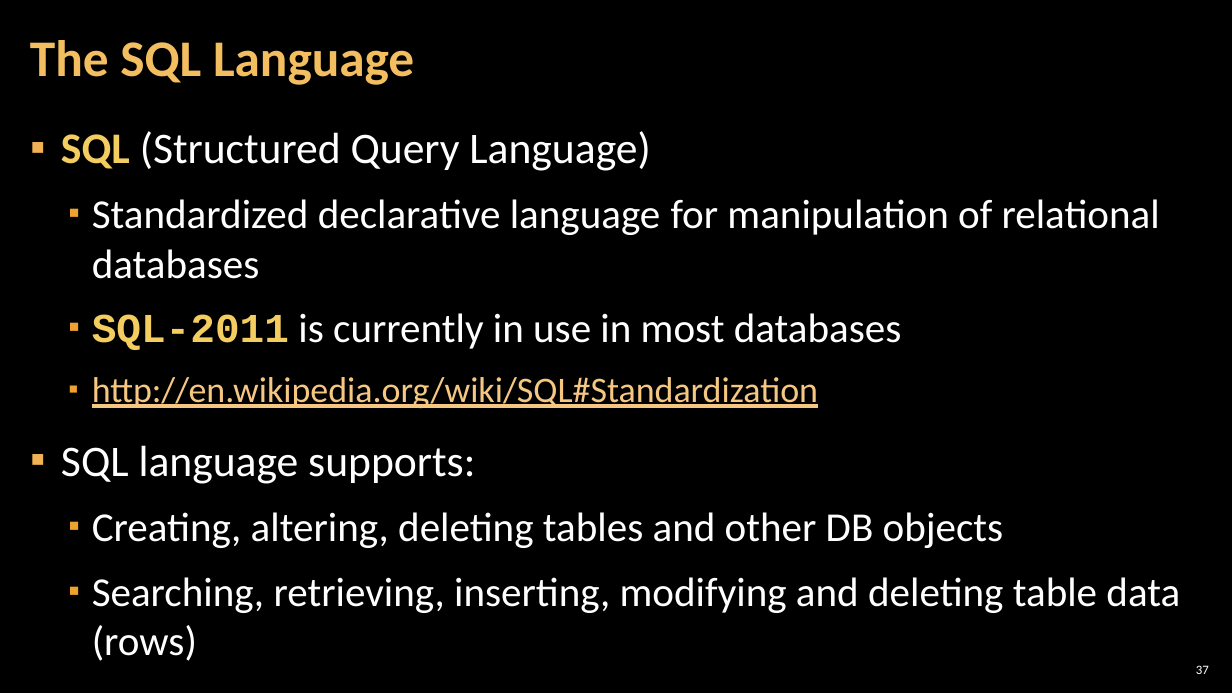
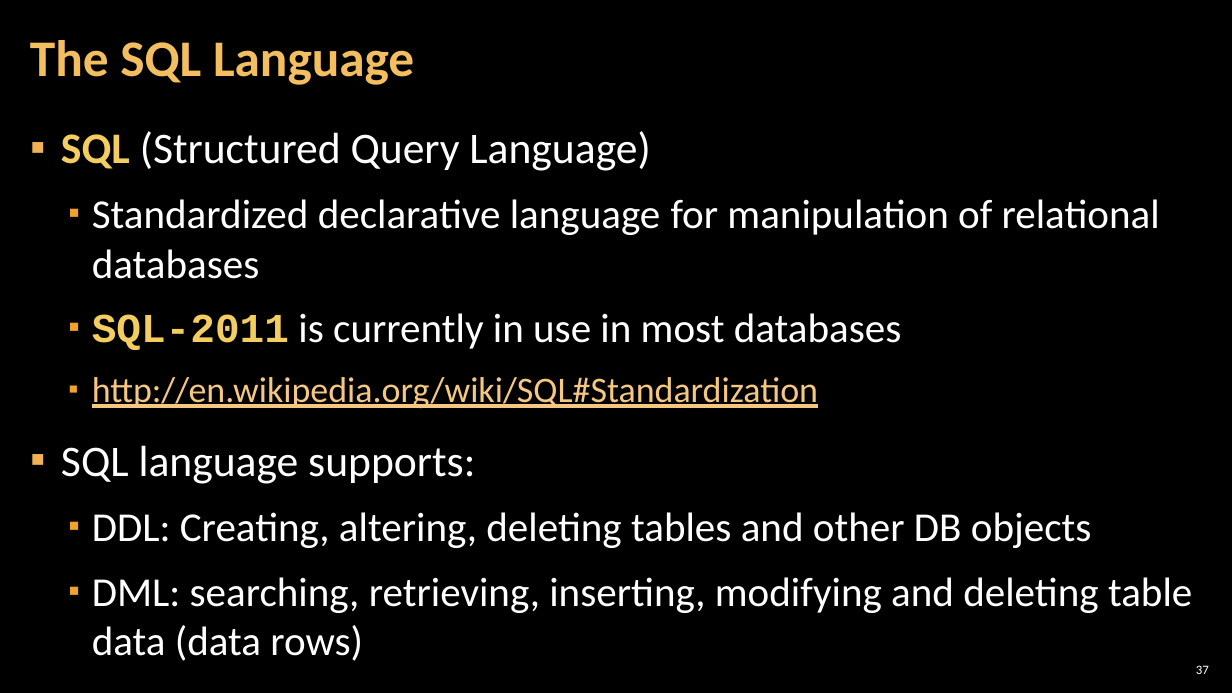
Before and after one commit to TeodorPenev/SoftUni, a slide deck: slide 37 of Advanced Level - Back-end/Databases/Presentation/1. Database-Systems-Overview.pptx. Drawn at 1232x693 pixels with LibreOffice and Linux fonts; fonts in the diff are those of the drawing; background and template pictures are left out. Boxes give left, top, right and bottom in pixels: in the first picture for what was removed or moved away, otherwise in the second. Text is boxed around its words. In the diff, an @@ line names an element or a change of style, - is before the commit and + after.

```diff
--- a/Advanced Level - Back-end/Databases/Presentation/1. Database-Systems-Overview.pptx
+++ b/Advanced Level - Back-end/Databases/Presentation/1. Database-Systems-Overview.pptx
@@ text at (x1=92, y1=512, x2=1192, y2=661): text changed @@
-  ▪ Creating, altering, deleting tables and other DB objects
-  ▪ Searching, retrieving, inserting, modifying and deleting table data (rows)
+  ▪ DDL: Creating, altering, deleting tables and other DB objects
+  ▪ DML: searching, retrieving, inserting, modifying and deleting table data (data rows)
```
Also in this commit, not shown: 29 other slides changed, 8 other files.
